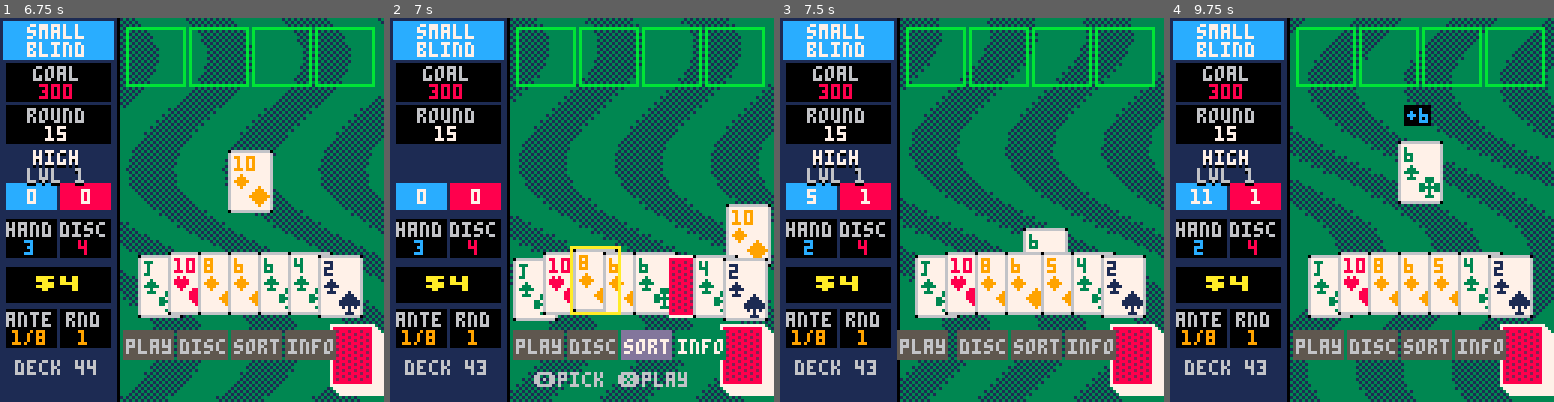
Above: before the commit, frames 1-4 (left to right).
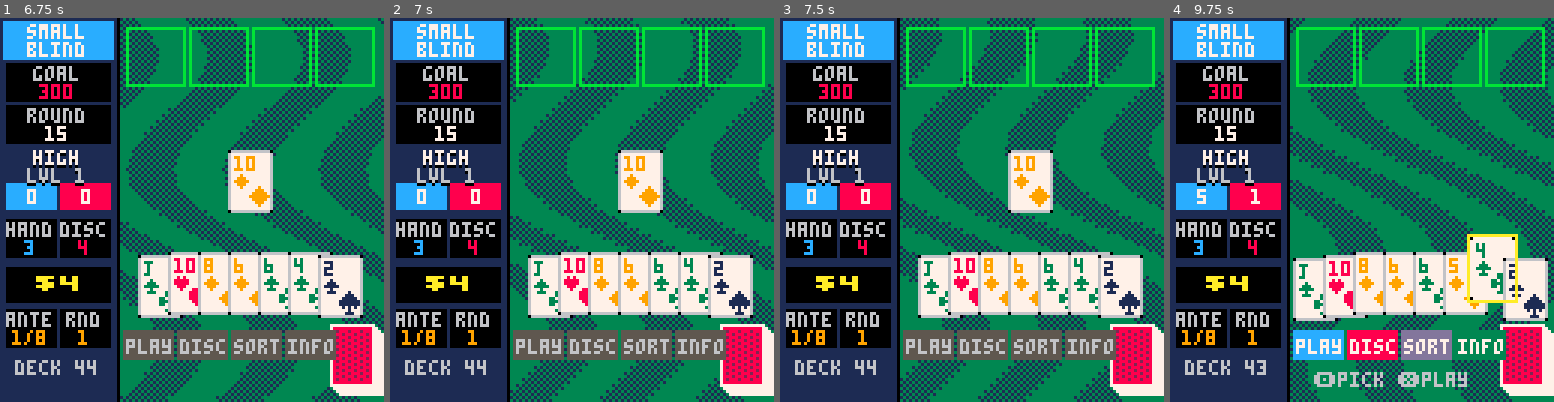
Above: after the commit, the same moments.

Repository: drachis/carts
Game: PICO-8 cartridge proj/bal8tro/bal8tro.p8
Two runs of this game, one before a commit and one after it. Both use one fixed random seed, a clock stepped at 60 frames per second and the inputs below.
Inputs:
- Up to frame 1 (6.75 s): tap X (X key) at 0.33, 1.07, 1.85, 2.97, 4.08, 5.2, 6.32 s; tap O (Z key) at 0.7, 1.7, 2.1, 2.5, 2.9, 3.3, 3.7, 4.1, 4.5, 4.9, 5.3, 5.7, 6.1, 6.5 s; hold Right 1.6-2.1 s; hold Up 2.15-2.42 s; hold Right 2.47-3.03 s; hold Left 3.08-3.58 s; hold Down 3.63-3.97 s; hold Right 4.02-4.68 s; hold Up 4.73-5.03 s; hold Left 5.08-5.68 s; hold Down 5.73-6.03 s; hold Right 6.08-6.58 s; hold Right from 6.63 s (still down)
- Up to frame 2 (7 s): keep holding Right; tap O (Z key) at 6.9 s
- Up to frame 3 (7.5 s): release Right at 7.13 s; hold Up 7.18-7.45 s; tap O (Z key) at 7.3 s; tap X (X key) at 7.43 s
- Up to frame 4 (9.75 s): hold Right 7.5-8.07 s; tap O (Z key) every 0.4 s from 7.7 to 9.7 s; hold Left 8.12-8.62 s; tap X (X key) at 8.55, 9.67 s; hold Down 8.67-9 s; hold Right 9.05-9.72 s

Frame 1 is identical in both runs. In frame 2, 14% of the frame differs, in the area x 7-100%, y 34-97%; in frame 3, 6.7%; in frame 4, 14%.

Commit message:
bal8tro: Balatro's screen transitions, from the extended reference log: the cash-out banner slides up from below and drops away when pressed, the shop rises after Balatro's pause, slides down to open a pack (its cards come out after Balatro's delay) or to leave for the next blind, and back up after a pack; the test carts made modular: test_boot is the whole real game with a tiny script, and the replay carts include copies of draw.lua and shop.lua with unused screens emptied (tests/make_lite.py), giving each 378-1225 tokens of room; 7587 tokens
Co-Authored-By: Claude Opus 5.5 <noreply@anthropic.com>

Diff:
--- a/proj/bal8tro/balatro_ref/harness.lua
+++ b/proj/bal8tro/balatro_ref/harness.lua
@@ -74,10 +74,6 @@
   {41, shot("cash_out")},
   {42, function() mark("cash_out")() G.FUNCS.cash_out({config = {}}) end},
   {49, shot("shop")},
-  {49.5, function()
-    logging = false
-    love.filesystem.write("motion.log", table.concat(motion, "\n") .. "\n")
-  end},
   {50, function() G.FUNCS.run_info() end},
   {52, shot("run_info")},
   {53, function() G.FUNCS.exit_overlay_menu() end},
@@ -85,22 +81,38 @@
   {56, shot("deck_info")},
   {57, function() G.FUNCS.exit_overlay_menu() end},
   {58, function()
+    mark("pack_open")()
     G.GAME.dollars = 50
     G.FUNCS.use_card({config = {ref_table = G.shop_booster.cards[1]}})
   end},
   {63, shot("pack")},
-  {65, function() love.event.quit() end},
+  {64, function() mark("pack_skip")() G.FUNCS.skip_booster() end},
+  {68, function() mark("shop_exit")() G.FUNCS.toggle_shop() end},
+  {72, shot("after_shop")},
+  {73, function()
+    logging = false
+    love.filesystem.write("motion.log", table.concat(motion, "\n") .. "\n")
+  end},
+  {74, function() love.event.quit() end},
 }
 
 local function log_motion()
   local now, hand = love.timer.getTime(), G.hand
   if not hand then return end
   local left, top = hand.T.x, hand.T.y
-  for name, area in pairs({hand = G.hand, play = G.play, jokers = G.jokers, discard = G.discard}) do
+  for name, area in pairs({hand = G.hand, play = G.play, jokers = G.jokers, discard = G.discard,
+      shop_jokers = G.shop_jokers, shop_booster = G.shop_booster, pack = G.pack_cards}) do
     for _, card in ipairs(area and area.cards or {}) do
       local seen = card.VT
       motion[#motion + 1] = string.format("card %.3f %d %s %.3f %.3f %.3f %.3f", now, card.sort_id,
         name, (seen.x - left) / G.CARD_W, (seen.y - top) / G.CARD_H, seen.scale or 1, seen.r or 0)
+    end
+  end
+  -- panels: ui <seconds> <name> <x> <y> in the same units, from their drawn top left
+  for name, box in pairs({cash_out = G.round_eval, shop = G.shop, sign = G.SHOP_SIGN, blind_select = G.blind_select}) do
+    if box and box.VT then
+      motion[#motion + 1] = string.format("ui %.3f %s %.3f %.3f", now, name,
+        (box.VT.x - left) / G.CARD_W, (box.VT.y - top) / G.CARD_H)
     end
   end
   local current = G.GAME.current_round.current_hand
--- a/proj/bal8tro/data.lua
+++ b/proj/bal8tro/data.lua
@@ -40,7 +40,12 @@
 joker_frames=59
 score_delay=110
 total_gap=98
-total_hold=90
+total_hold=237
+shop_wait=200
+exit_wait=35
+pack_wait=22
+pack_hold=111
+shop_return=41
 score_wait=52
 score_roll=30
 spring=0.3
--- a/proj/bal8tro/draw.lua
+++ b/proj/bal8tro/draw.lua
@@ -208,6 +208,8 @@
 end
 
 function draw_banner(title,line,colour,lines)
+ local _,drop=glide(banner,0,leaving and 110 or 0)
+ camera(0,-drop)
  local bottom=70+#lines*8
  rectfill(42,40,125,bottom,0)
  rect(42,40,125,bottom,colour)
@@ -217,6 +219,7 @@
   print_right("$"..entry[2],122,50+i*8,10)
  end
  print_centre(line,bottom-10,7,table_centre)
+ camera()
 end
 
 function draw_info()
--- a/proj/bal8tro/main.lua
+++ b/proj/bal8tro/main.lua
@@ -26,7 +26,7 @@
  score,shown_score=0,0
  goal=blind_goal(ante,blind)
  ante_label,round_number=ante.."/"..#ante_bases,(ante-1)*3+blind
- cursor,joker_focus,button_focus=1
+ cursor,joker_focus,button_focus,leaving=1
  table_focus={row=2,columns={1,1,1}}
  sort_by_suit=false
  draw_up()
@@ -201,6 +201,7 @@
  else
   mode="play"
  end
+ banner={glide_x=0,glide_y=110,wait=0}
 end
 
 function cash_out()
@@ -257,7 +258,10 @@
   if btnp(4) or btnp(5) or btnp(3) then mode="play" end
  elseif btnp(4) then
   if mode=="cashout" then
-   open_shop()
+   if not leaving then
+    leaving=true
+    after(shop_wait,open_shop)
+   end
   else
    start_run()
   end
--- a/proj/bal8tro/shop.lua
+++ b/proj/bal8tro/shop.lua
@@ -17,6 +17,7 @@
  for i=1,kind!="joker" and pack.choices or 0 do
   add(pack_choices,kind=="planet" and planet_item() or kind=="tarot" and setmetatable({},rnd(tarot_specs)) or {rank=2+flr(rnd(13)),suit=1+flr(rnd(4))})
  end
+ for i,item in ipairs(pack_choices) do item.glide_x,item.glide_y,item.wait,item.hold=table_centre-10,40,0,pack_hold+(i-1)*play_stagger end
  if kind=="tarot" then
   local cards=shuffled(run_deck)
   for i=1,hand_size do add(pack_hand,cards[i]) end
@@ -76,7 +77,8 @@
   if card.picked or picked<3 then card.picked=not card.picked kick(card,1.5) end
  elseif row==2 and (column>#pack_choices or take_choice(column)) then
   sfx(snd_pick)
-  mode="shop"
+  mode,leaving="shop"
+  shop_panel.hold=shop_return
  end
 end
 
@@ -86,7 +88,7 @@
  for i=1,2 do shop_packs[i]=setmetatable({},rnd(pack_specs)) end
  reroll_cost=reroll_base
  shop_focus={row=2,columns={1,3}}
- mode="shop"
+ mode,leaving,shop_panel="shop",false,{glide_x=0,glide_y=110,wait=0}
 end
 
 function sell_price(joker)
@@ -108,6 +110,7 @@
 end
 
 function update_shop()
+ if leaving then return end
  local row,column=steer(shop_focus,{#jokers,2+#shop_items,#shop_packs})
  if not btnp(4) then return end
  if row==3 then
@@ -117,7 +120,8 @@
   deli(shop_packs,column)
   shop_focus.columns[3]=1
   sfx(snd_pick)
-  open_pack(pack)
+  leaving=true
+  after(pack_wait,function() open_pack(pack) end)
   return
  elseif row==1 then
   if not jokers[column] then return end
@@ -125,8 +129,11 @@
   emit("coin",jokers[column].x+10,jokers[column].y+10)
   deli(jokers,column)
  elseif column==1 then
-  ante,blind=next_blind()
-  start_blind()
+  leaving=true
+  after(exit_wait,function()
+   ante,blind=next_blind()
+   start_blind()
+  end)
   return
  elseif column==2 then
   if money<reroll_cost then return end
@@ -209,6 +216,8 @@
  draw_swirl(3,1,0)
  draw_sidebar()
  draw_joker_row(shop_focus.row==1 and shop_focus.columns[1])
+ local _,drop=glide(shop_panel,0,leaving and 110 or 0)
+ camera(0,-drop)
  rectfill(41,27,126,100,1)
  rect(41,27,126,100,8)
  local focus=shop_focus.row==2 and shop_focus.columns[2]
@@ -231,6 +240,7 @@
   print_centre("$"..pack.cost,64,10,x+10)
   draw_pack(pack,x+1,71,shop_focus.row==3 and shop_focus.columns[3]==i)
  end
+ camera()
  local tip=shop_focus.row==1 and jokers[shop_focus.columns[1]] or focus and focus>2 and shop_items[focus-2]
  if tip then draw_tooltip(tip,shop_focus.row==1 and 25 or 72) end
  for i=0,min(#run_deck\13,3) do draw_back(deck_x-i,deck_y-i) end
--- a/proj/bal8tro/tests/boot_script.lua
+++ b/proj/bal8tro/tests/boot_script.lua
@@ -12,7 +12,7 @@
 function music(pattern) started_music=pattern end
 
 local n=0
-parse_record("step_frames=18,joker_frames=18,score_delay=30,total_gap=18,total_hold=45,score_wait=0,score_roll=8,play_delay=0,play_stagger=0,deal_frames=4",",",_ENV)
+parse_record("step_frames=18,joker_frames=18,score_delay=30,total_gap=18,total_hold=45,shop_wait=0,exit_wait=0,pack_wait=0,pack_hold=0,shop_return=0,score_wait=0,score_roll=8,play_delay=0,play_stagger=0,deal_frames=4",",",_ENV)
 local game_update,game_draw=_update60,_draw
 
 function expect_mode(wanted)
--- a/proj/bal8tro/tests/test_boot.lua
+++ b/proj/bal8tro/tests/test_boot.lua
@@ -1,15 +1,31 @@
-last_frame=83
+-- test_boot.lua : the one test cart with the whole, real game and nothing
+-- else, from its first frame: the title, a press to start, and the deal,
+-- drawn and dumped. Every other replay cart includes the shared scripted
+-- run (boot_script.lua) and, to fit, copies of the drawing modules with
+-- unused screens emptied (make_lite.py); this one keeps its script tiny so
+-- the game can grow.
 
-function check(n)
- if n==5 then dump_screen("boot_title") end
- if n==5 or n==41 then
-  expect("music at frame "..n,started_music,n==41 and music_table or music_calm)
- end
- if n==11 or n==13 or n==17 then expect("deck choice at frame "..n,deck_choice,n==11 and 5 or n==13 and 4 or 1) end
- if n==13 then dump_screen("boot_decks") end
- if n==41 or n==80 then
-  local waiting=0
-  for card in all(hand) do if card.wait>0 then waiting+=1 end end
-  expect("cards still on the deck at frame "..n,waiting,n==41 and 7 or 0)
- end
+local held,n={},0
+function btn(i) return held[i] or false end
+btnp=btn
+function sfx() end
+music=sfx
+
+local game_update,game_draw=_update60,_draw
+function _draw() end
+
+function _update60()
+ run_frame(function()
+  n+=1
+  held={[4]=n==40}
+  game_update()
+  game_draw()
+  if n==5 then dump_screen("boot_title") end
+  if n==120 then
+   if mode!="play" or #hand!=8 then printh("error: frame 120 is "..tostr(mode).." with "..#hand.." cards") end
+   dump_screen("boot_play")
+   printh("ok boot")
+   extcmd("shutdown")
+  end
+ end)
 end
--- a/proj/bal8tro/tests/test_boot.p8
+++ b/proj/bal8tro/tests/test_boot.p8
@@ -12,7 +12,6 @@
 #include ../effects.lua
 #include ../draw.lua
 #include dump.lua
-#include boot_script.lua
 #include test_boot.lua
 __gfx__
 00000000000100000880880000333000000900000000000000000000000000000000000000000000000000000000000000000000000000000000000000000000
--- a/proj/bal8tro/tests/test_deal.lua
+++ b/proj/bal8tro/tests/test_deal.lua
@@ -1,6 +1,17 @@
-last_frame=60
+last_frame=83
 
 function check(n)
+ if n==5 then dump_screen("boot_title") end
+ if n==5 or n==41 then
+  expect("music at frame "..n,started_music,n==41 and music_table or music_calm)
+ end
+ if n==11 or n==13 or n==17 then expect("deck choice at frame "..n,deck_choice,n==11 and 5 or n==13 and 4 or 1) end
+ if n==13 then dump_screen("boot_decks") end
+ if n==41 or n==80 then
+  local waiting=0
+  for card in all(hand) do if card.wait>0 then waiting+=1 end end
+  expect("cards still on the deck at frame "..n,waiting,n==41 and 7 or 0)
+ end
  if n==41 then
   expect_mode("play")
   expect("a run starts with no jokers",#jokers,0)
--- a/proj/bal8tro/tests/test_deal.p8
+++ b/proj/bal8tro/tests/test_deal.p8
@@ -8,9 +8,9 @@
 #include ../cards.lua
 #include ../scoring.lua
 #include ../main.lua
-#include ../shop.lua
+#include lite/deal/shop.lua
 #include ../effects.lua
-#include ../draw.lua
+#include lite/deal/draw.lua
 #include dump.lua
 #include boot_script.lua
 #include test_deal.lua
--- a/proj/bal8tro/tests/test_finale.p8
+++ b/proj/bal8tro/tests/test_finale.p8
@@ -8,9 +8,9 @@
 #include ../cards.lua
 #include ../scoring.lua
 #include ../main.lua
-#include ../shop.lua
+#include lite/finale/shop.lua
 #include ../effects.lua
-#include ../draw.lua
+#include lite/finale/draw.lua
 #include dump.lua
 #include boot_script.lua
 #include test_finale.lua
--- a/proj/bal8tro/tests/test_late.p8
+++ b/proj/bal8tro/tests/test_late.p8
@@ -8,9 +8,9 @@
 #include ../cards.lua
 #include ../scoring.lua
 #include ../main.lua
-#include ../shop.lua
+#include lite/late/shop.lua
 #include ../effects.lua
-#include ../draw.lua
+#include lite/late/draw.lua
 #include dump.lua
 #include boot_script.lua
 #include test_late.lua
--- a/proj/bal8tro/tests/test_mid.p8
+++ b/proj/bal8tro/tests/test_mid.p8
@@ -8,9 +8,9 @@
 #include ../cards.lua
 #include ../scoring.lua
 #include ../main.lua
-#include ../shop.lua
+#include lite/mid/shop.lua
 #include ../effects.lua
-#include ../draw.lua
+#include lite/mid/draw.lua
 #include dump.lua
 #include boot_script.lua
 #include test_mid.lua
--- a/proj/bal8tro/tests/test_score.p8
+++ b/proj/bal8tro/tests/test_score.p8
@@ -8,9 +8,9 @@
 #include ../cards.lua
 #include ../scoring.lua
 #include ../main.lua
-#include ../shop.lua
+#include lite/score/shop.lua
 #include ../effects.lua
-#include ../draw.lua
+#include lite/score/draw.lua
 #include dump.lua
 #include boot_script.lua
 #include test_score.lua
--- a/proj/bal8tro/tests/test_table.p8
+++ b/proj/bal8tro/tests/test_table.p8
@@ -8,9 +8,9 @@
 #include ../cards.lua
 #include ../scoring.lua
 #include ../main.lua
-#include ../shop.lua
+#include lite/table/shop.lua
 #include ../effects.lua
-#include ../draw.lua
+#include lite/table/draw.lua
 #include dump.lua
 #include boot_script.lua
 #include test_table.lua
--- a/proj/bal8tro/tests/test_total.p8
+++ b/proj/bal8tro/tests/test_total.p8
@@ -8,9 +8,9 @@
 #include ../cards.lua
 #include ../scoring.lua
 #include ../main.lua
-#include ../shop.lua
+#include lite/total/shop.lua
 #include ../effects.lua
-#include ../draw.lua
+#include lite/total/draw.lua
 #include dump.lua
 #include boot_script.lua
 #include test_total.lua
Not shown, changed: proj/bal8tro/DESIGN.md
Not shown, changed: proj/bal8tro/notes/data.md
Not shown, changed: proj/bal8tro/notes/draw.md
Not shown, changed: proj/bal8tro/notes/main.md
Not shown, changed: proj/bal8tro/notes/shop.md
